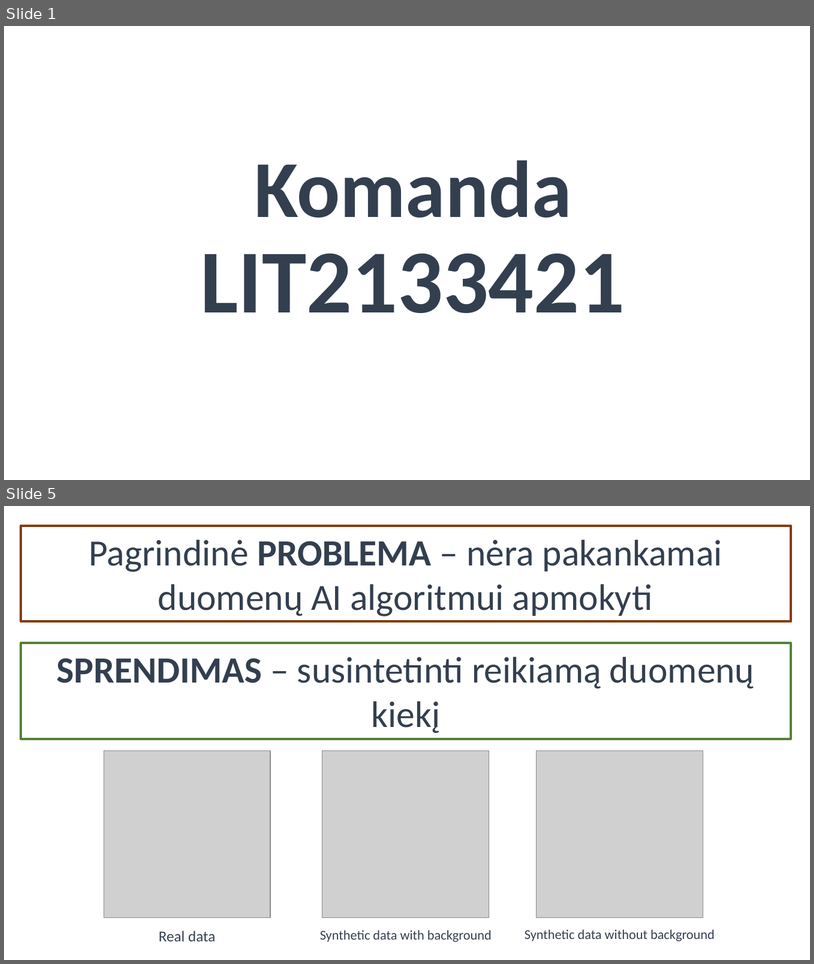
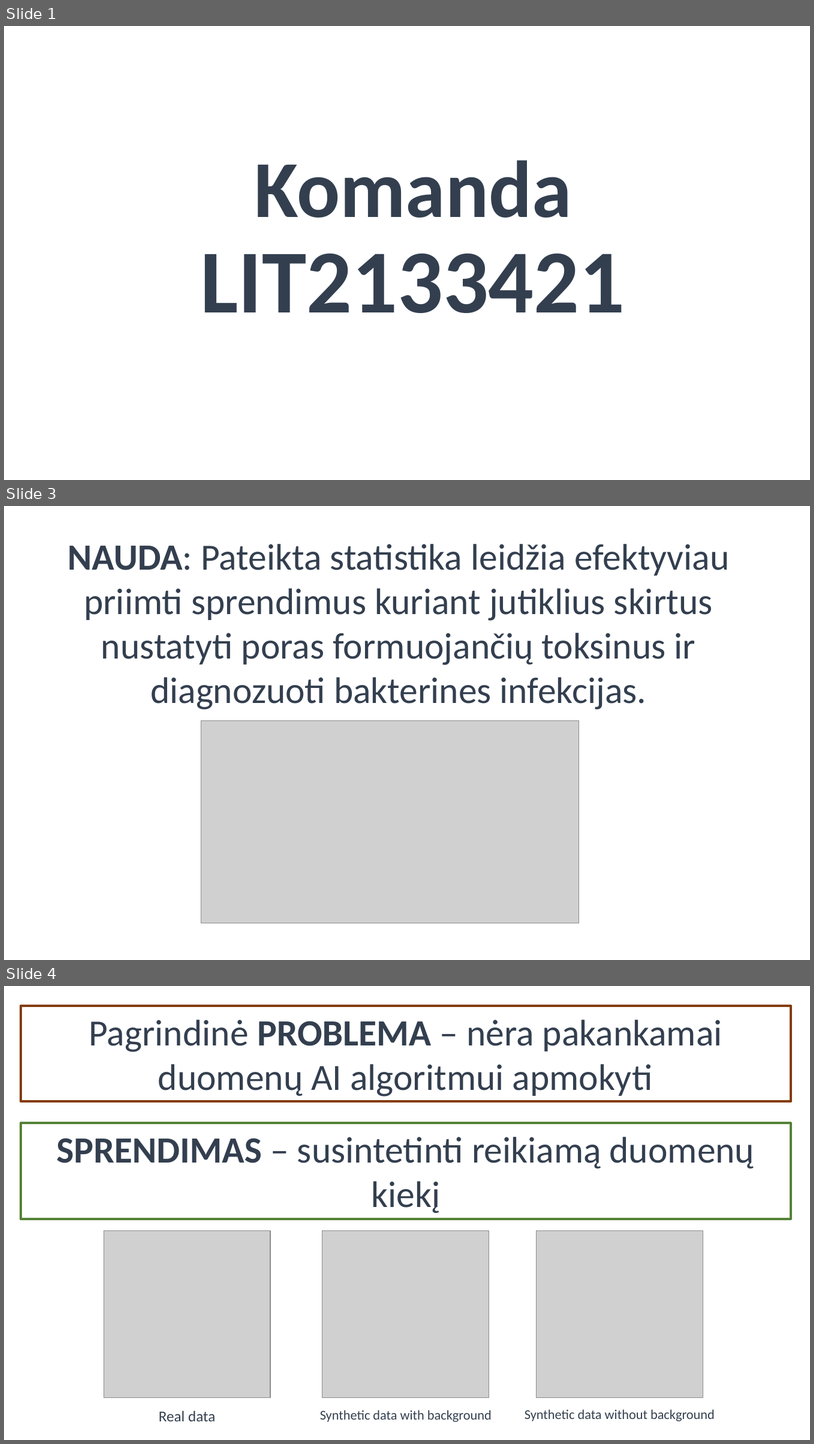
Before and after one commit to Gustautas/Biohakatonas, a slide deck: pristatymas LIT2133421.pptx. Shown one above the other, each under a label of ours: slides 1 and 5 before the commit, slides 1, 3 and 4 after it; the slides between them are not shown. The pictures are 814x964 and 814x1444 pixels, drawn with LibreOffice and Linux fonts; fonts in the diff are those of the drawing; grey boxes stand for pictures; background and template pictures are left out. Boxes give left, top, right and bottom in pixels: in the first picture for what was removed or moved away, otherwise in the second. Text is boxed around its words. In the diff, an @@ line names an element or a change of style, - is before the commit and + after.

```diff
--- a/pristatymas LIT2133421.pptx
+++ b/pristatymas LIT2133421.pptx
@@ slide 3 added at (4, 506, 810, 960), background #FFFFFF @@
@@ text added at (68, 544, 729, 709), 44 pt, text #333F50 @@
+NAUDA: Pateikta statistika leidžia efektyviau priimti sprendimus kuriant jutiklius skirtus nustatyti poras formuojančių toksinus ir diagnozuoti bakterines infekcijas.
@@ picture added at (201, 720, 579, 923) @@
@@ what was slide 5 is now slide 4 @@
```
Also in this commit, not shown: 1 slide changed, 2 other slides added, 4 slides removed.
